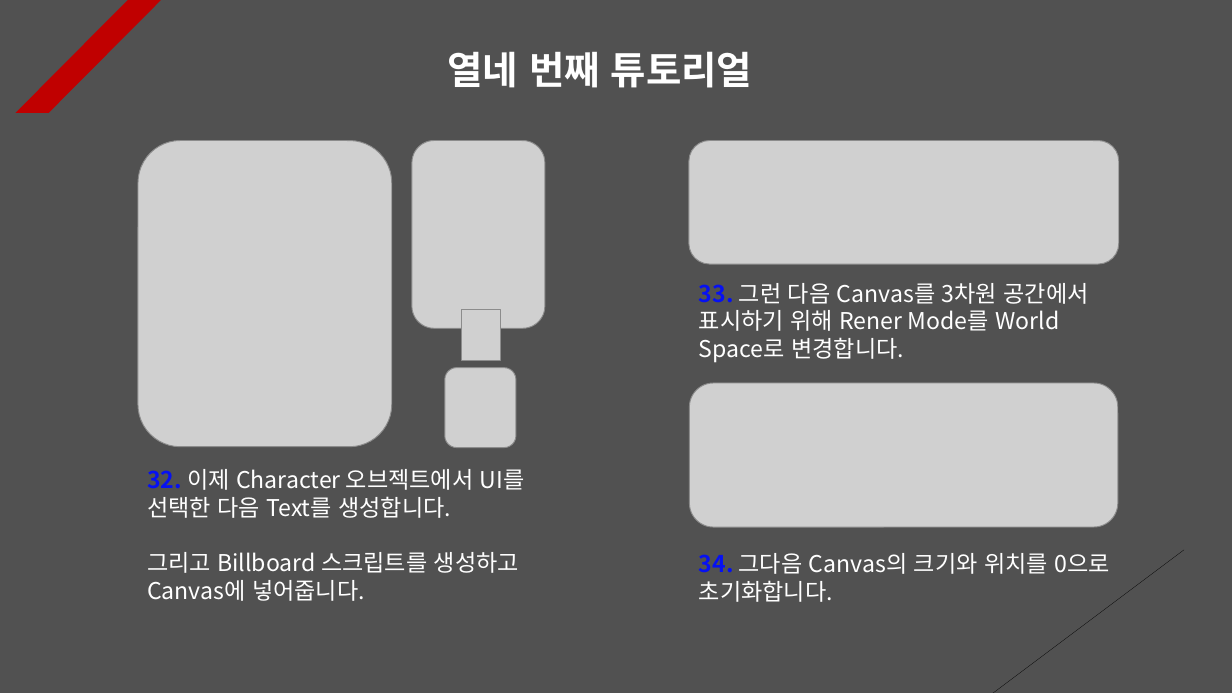
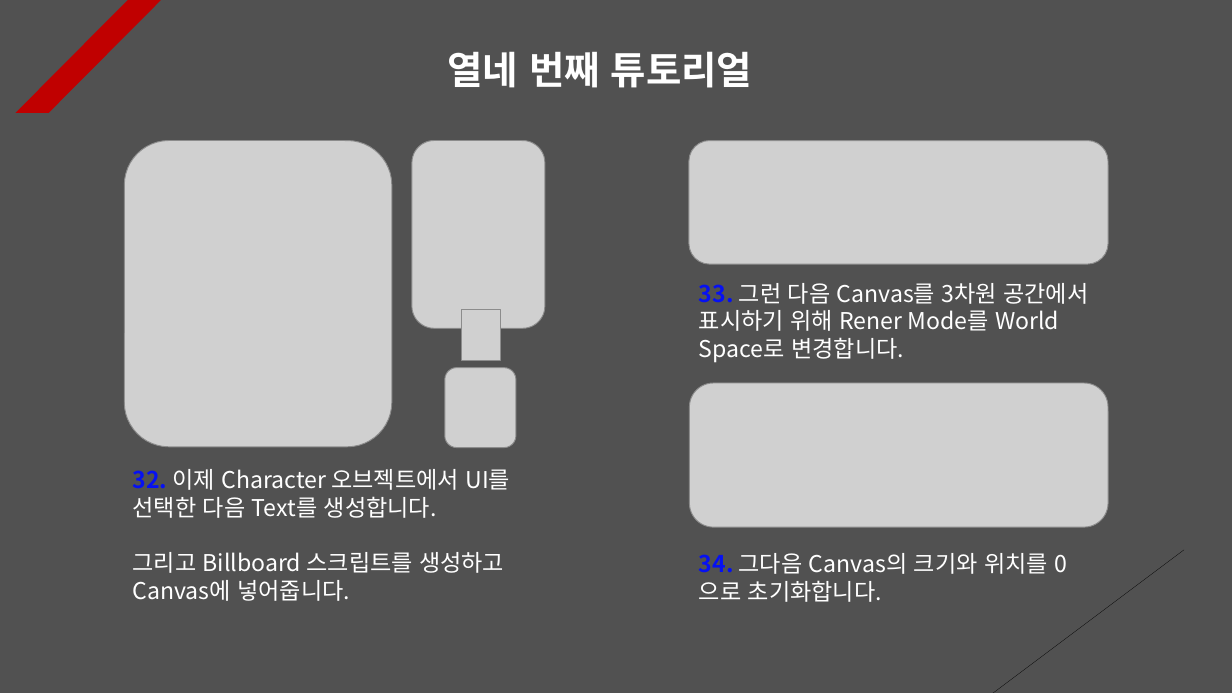
Before and after one commit to Unity2033/3D-UnityEngine, a slide deck: slide 14 of Assets/Class/Photon Server/PPT Data/Photon Synchronization.pptx. Drawn at 1232x693 pixels with LibreOffice and Linux fonts; fonts in the diff are those of the drawing; grey boxes stand for pictures. Boxes give left, top, right and bottom in pixels: in the first picture for what was removed or moved away, otherwise in the second. Text is boxed around its words. In the diff, an @@ line names an element or a change of style, - is before the commit and + after.

```diff
--- a/Assets/Class/Photon Server/PPT Data/Photon Synchronization.pptx
+++ b/Assets/Class/Photon Server/PPT Data/Photon Synchronization.pptx
@@ picture resized from (x1=138, y1=140, x2=392, y2=446) to (x1=125, y1=140, x2=393, y2=446) @@
@@ picture resized from (x1=689, y1=140, x2=1119, y2=264) to (x1=689, y1=140, x2=1109, y2=264) @@
@@ picture resized from (x1=689, y1=384, x2=1118, y2=528) to (x1=689, y1=384, x2=1108, y2=528) @@
@@ text "32. 이제 Character 오브젝트에서 UI를 ..." moved from (x1=147, y1=469, x2=525, y2=601) to (x1=133, y1=469, x2=510, y2=601) @@
@@ text "34. 그다음 Canvas의 크기와 위치를 ..." rewrapped from (x1=699, y1=553, x2=1109, y2=602) to (x1=699, y1=553, x2=1048, y2=602) @@
```
Also in this commit, not shown: 5 other slides changed, 1 slide added, 8 other files.
